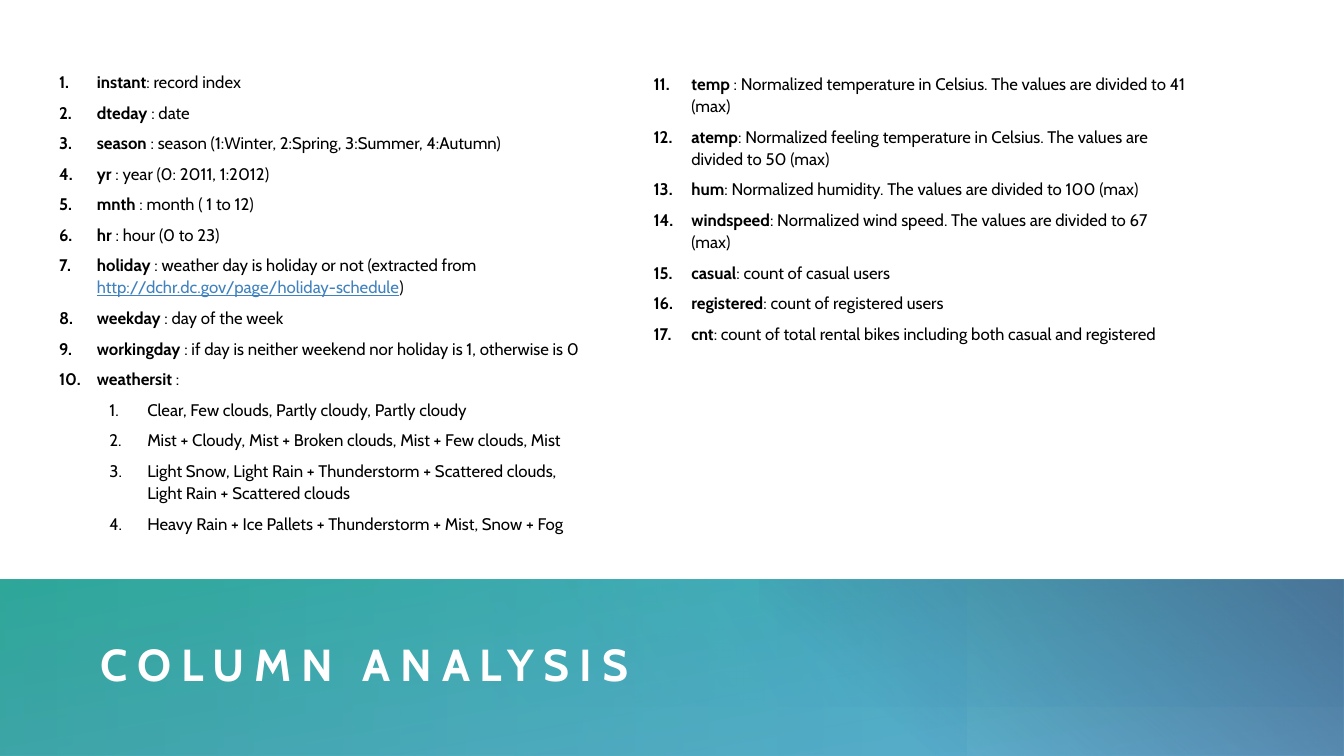
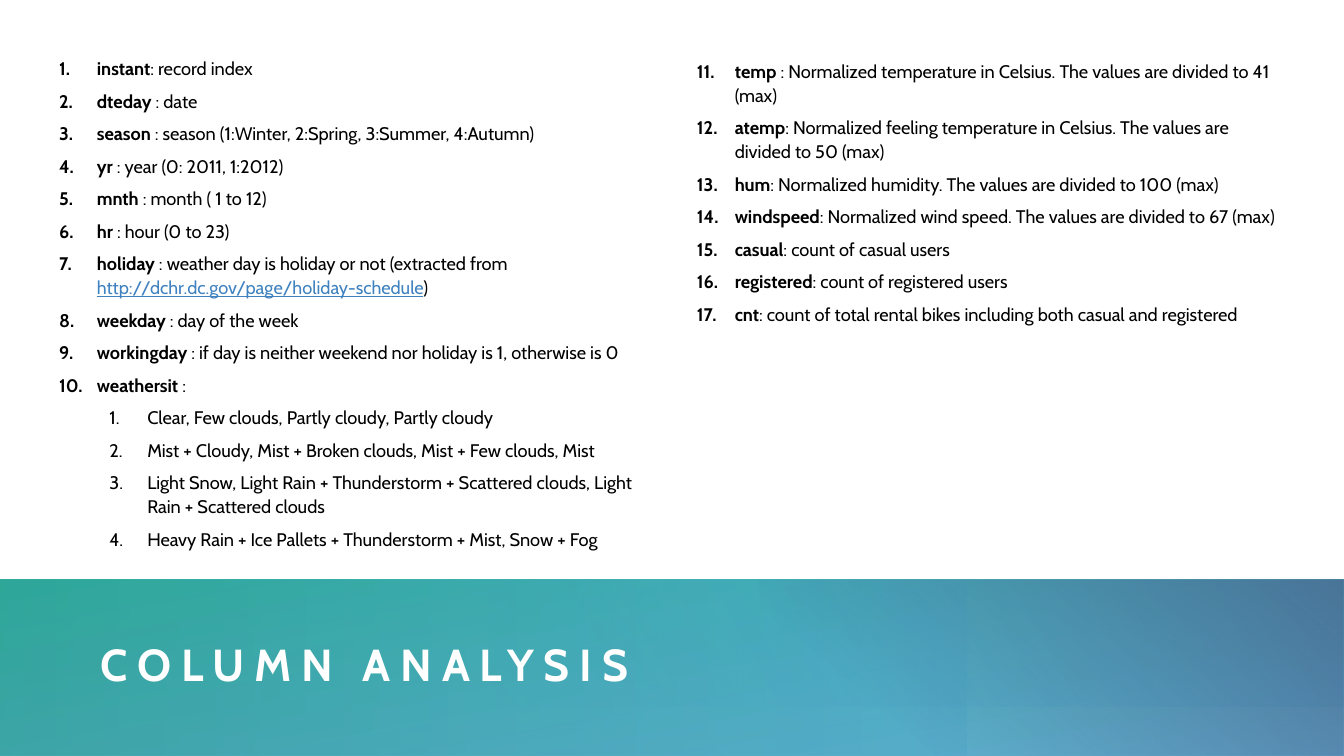
Before and after one commit to tmcdonald92/Bike-Traffic-In-Paris, a slide deck: slide 3 of Regression Analysis - Bike Sharing/Regression Modelling.pptx. Drawn at 1344x756 pixels with LibreOffice and Linux fonts; fonts in the diff are those of the drawing. Boxes give left, top, right and bottom in pixels: in the first picture for what was removed or moved away, otherwise in the second. Text is boxed around its words. In the diff, an @@ line names an element or a change of style, - is before the commit and + after.

```diff
--- a/Regression Analysis - Bike Sharing/Regression Modelling.pptx
+++ b/Regression Analysis - Bike Sharing/Regression Modelling.pptx
@@ text "instant: record index": place and size @@
-text "instant: record index" at box(97, 75, 1185, 534)
+text "instant: record index" at box(97, 61, 1274, 551)
@@ text "instant: record index" at box(97, 61, 1274, 551): size 12 to 13 pt @@
```
Also in this commit, not shown: 4 other slides changed, 2 other files.
